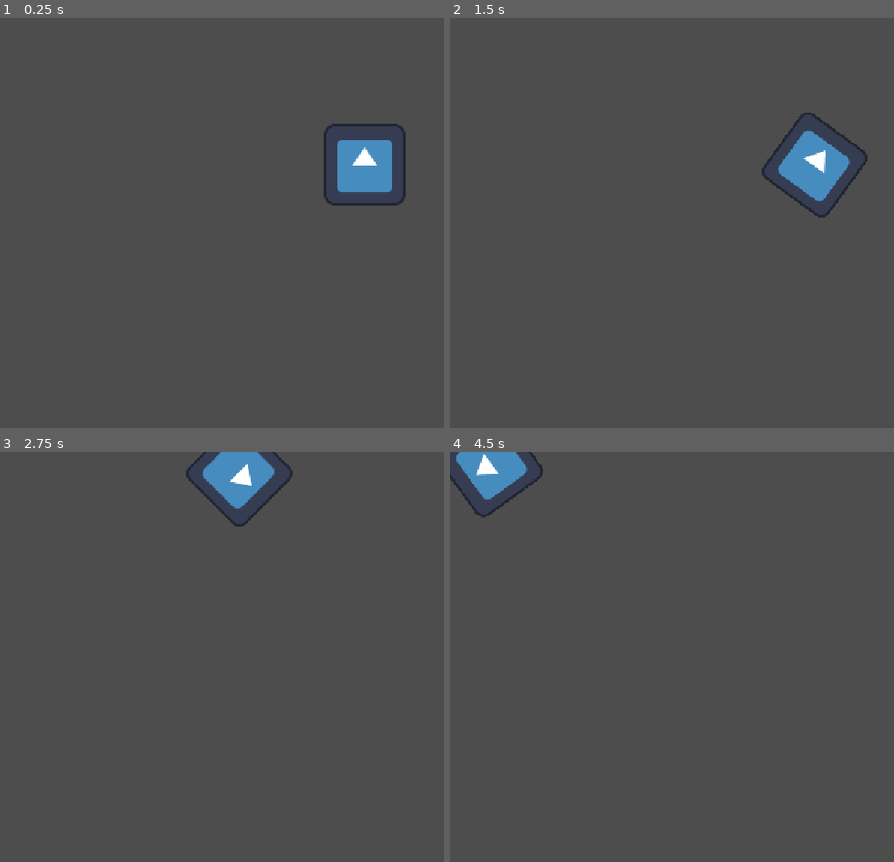
Above: before the commit, frames 1-4 (two rows, left to right).
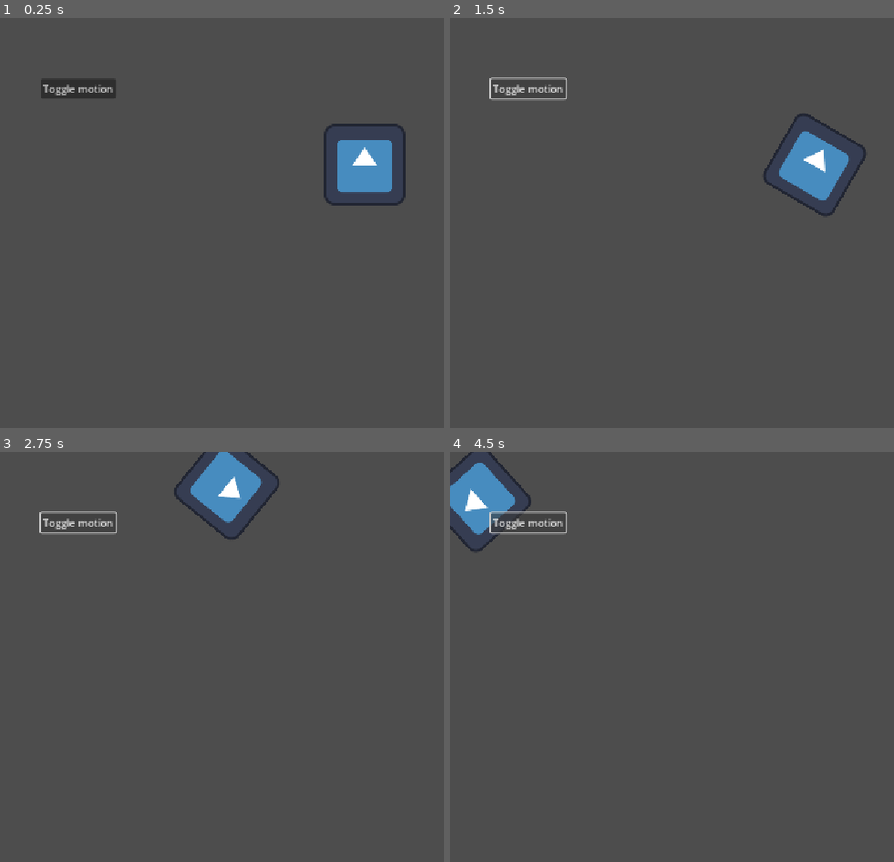
Above: after the commit, the same moments.

Repository: GreedyWhale/oh-my-godot
Game: Godot game, scene res://main.tscn
Two runs of this game, one before a commit and one after it. Both use one fixed random seed, a clock stepped at 60 frames per second and the inputs below. The engine's default icon, where the game draws it, is replaced by a stand-in: a white triangle on a blue panel in a dark square.
Inputs (mouse positions are in pixels of both pictures, inside the frame that each line leads up to):
- Up to frame 1 (0.25 s): no input
- Up to frame 2 (1.5 s): click (529, 87) at 0.5 s, where only the run after the commit has a clickable "Toggle motion"; tap Enter at 1.25 s; hold Right (ui_right) from 1.28 s (still down)
- Up to frame 3 (2.75 s): release Right (ui_right) at 2.03 s; hold Down (ui_down) from 2.03 s (still down)
- Up to frame 4 (4.5 s): release Down (ui_down) at 2.78 s; hold Right (ui_right) 2.78-3.53 s; hold Up (ui_up) 3.53-4.28 s; hold Left (ui_left) from 4.28 s (still down)

The runs differ from the first frame. In frame 1, 0.7% of the frame differs, in the area x 9-27%, y 15-20%; in frame 2, 1.1%; in frame 3, 2.0%; in frame 4, 2.7%, in the area x 0-27%, y 0-25%.

Commit message:
feat: 添加切换精灵运动的按钮及控制逻辑
在主场景中添加了控制按钮，将按钮的按下信号绑定到精灵脚本的切换处理函数，实现启停精灵移动的功能

Diff:
--- a/main.tscn
+++ b/main.tscn
@@ -8,3 +8,12 @@
 [node name="Sprite2d" parent="." unique_id=1322680523 instance=ExtResource("1_ig7tw")]
 position = Vector2(576, 232)
 script = ExtResource("2_0xm2m")
+
+[node name="Button" type="Button" parent="." unique_id=928353372]
+offset_left = 64.0
+offset_top = 96.0
+offset_right = 183.0
+offset_bottom = 127.0
+text = "Toggle motion"
+
+[connection signal="pressed" from="Button" to="Sprite2d" method="_on_button_pressed"]
--- a/sprite_2d.gd
+++ b/sprite_2d.gd
@@ -16,3 +16,7 @@
 
 	# 更新位置
 	position += velocity * delta
+
+
+func _on_button_pressed() -> void:
+	set_process(not is_processing())
